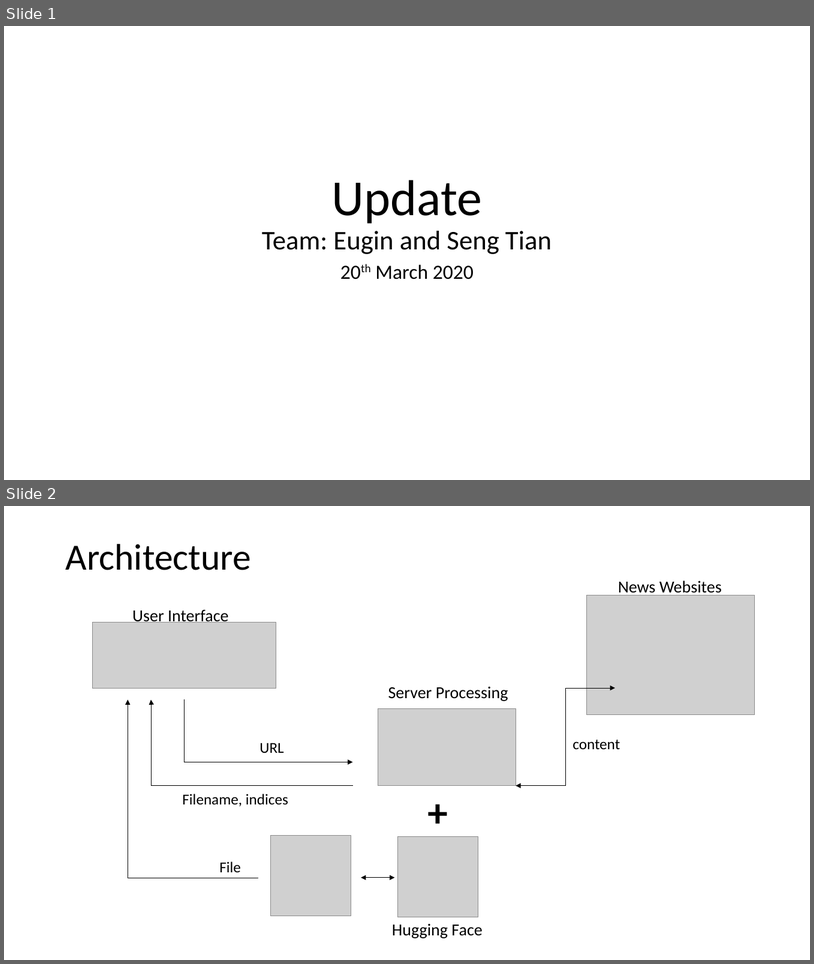
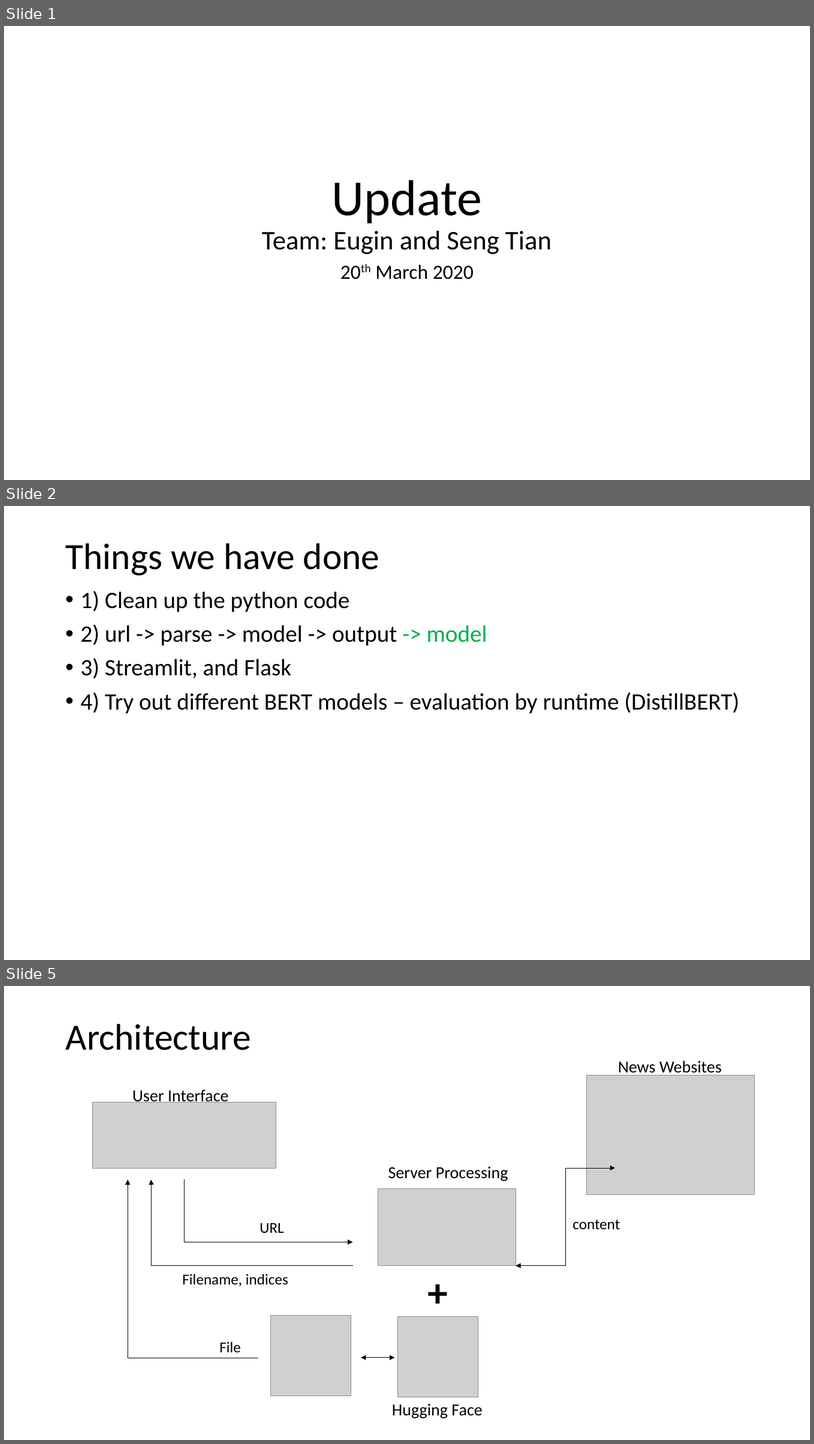
Before and after one commit to koayst/rp_capstone, a slide deck: docs/Update_20Mar2020.pptx. Shown one above the other, each under a label of ours: slides 1 and 2 before the commit, slides 1, 2 and 5 after it; the slides between them are not shown. The pictures are 814x964 and 814x1444 pixels, drawn with LibreOffice and Linux fonts; fonts in the diff are those of the drawing; grey boxes stand for pictures. Boxes give left, top, right and bottom in pixels: in the first picture for what was removed or moved away, otherwise in the second. Text is boxed around its words. In the diff, an @@ line names an element or a change of style, - is before the commit and + after.

```diff
--- a/docs/Update_20Mar2020.pptx
+++ b/docs/Update_20Mar2020.pptx
@@ slide 2 added at [4,506,810,960], background #FFFFFF @@
@@ title added at [65,543,380,576], 44 pt, text #000000 @@
+Things we have done
@@ text added at [81,591,740,714], 28 pt, text #000000 @@
+• 1) Clean up the python code
+• 2) url -> parse -> model -> output -> model
+• 3) Streamlit, and Flask
+• 4) Try out different BERT models – evaluation by runtime (DistillBERT)
@@ what was slide 2 is now slide 5 @@
```
Also in this commit, not shown: 2 other slides added.
